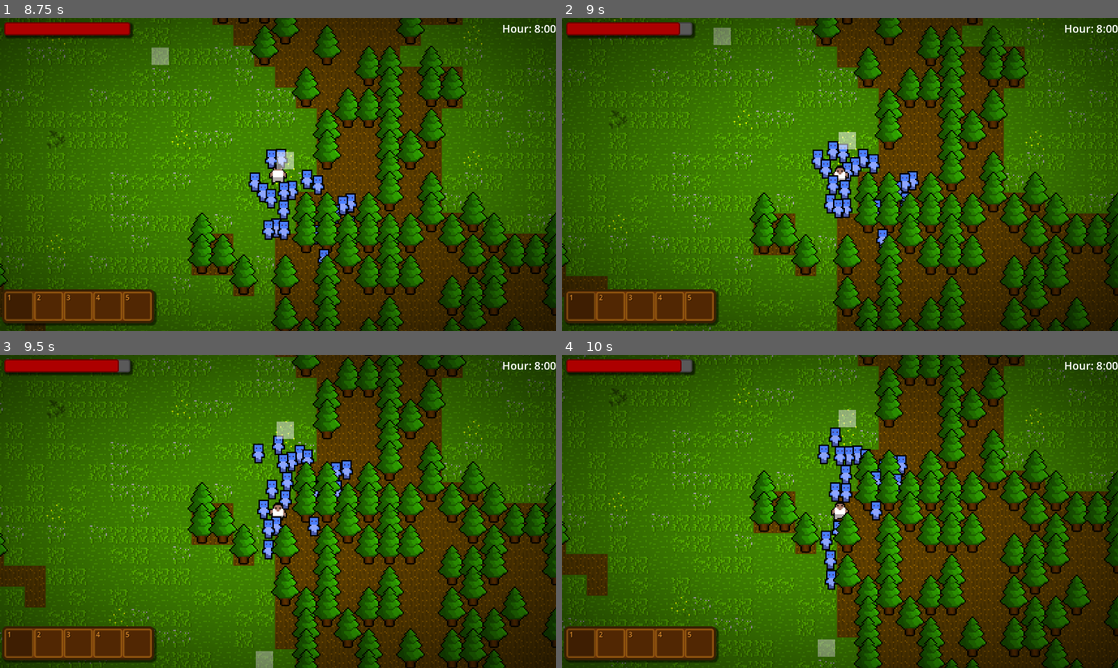
Above: before the commit, frames 1-4 (two rows, left to right).
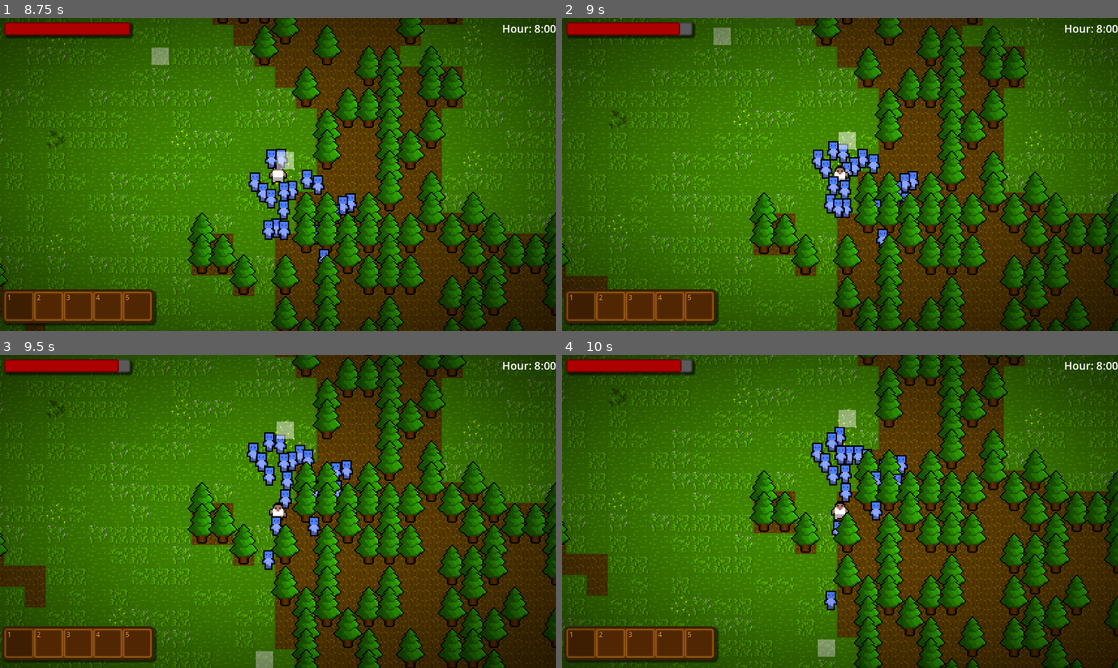
Above: after the commit, the same moments.

Repository: Lucasc0-Git/The-Gunsmith-Survivor
Game: Godot game, scene res://Scenes/StartScene.tscn
Same seed, same stepped clock (60 frames per second), same inputs: the game is played once before the commit and once after it.
Inputs (mouse positions are in pixels of both pictures, inside the frame that each line leads up to):
- Up to frame 1 (8.75 s): click "Play New Game" at 0.5 s; tap Enter at 1.25, 2.75, 5 s; drag from (16, 305) to (333, 105) at 1.27 s; tap Space at 2, 4.25, 5.75 s; drag from (50, 305) to (250, 237) at 2.02 s; move the mouse to (77, 305) at 2.77 s; hold D (move_right) 2.78-3.5 s; hold Mouse wheel up (prev_weapon) 2.78-3.5 s; click (77, 305) at 2.92 s; drag from (105, 305) to (111, 127) at 3.52 s; drag from (139, 305) to (305, 174) at 4.27 s; drag from (111, 127) to (194, 96) at 5.02 s; move the mouse to (305, 174) at 5.77 s; hold S (move_down) 5.78-6.5 s; hold Mouse wheel down (next_weapon) 5.78-6.5 s; click (305, 174) at 5.92 s; tap Q (DEBUG spawn_enemy) at 6.4 s; drag from (194, 96) to (378, 149) at 6.52 s; move the mouse to (400, 158) at 7.27 s; press the mouse at (400, 158) at 7.28 s; hold W (move_up) 7.28-8 s; release the mouse at (400, 158) at 8 s; drag from (166, 190) to (283, 224) at 8.02 s
- Up to frame 2 (9 s): move the mouse to (895, 105) at 8.77 s; hold S (move_down) from 8.78 s (still down); tap Ctrl (Dodge) at 8.85 s; click (895, 105) at 8.92 s
- Up to frame 3 (9.5 s): keep holding S (move_down)
- Up to frame 4 (10 s): release S (move_down) at 9.5 s; drag from (812, 574) to (856, 461) at 9.52 s

Frame 1 is identical in both runs. In frame 2, 0.2% of the frame differs, in the area x 44-56%, y 39-64%; in frame 3, 1.3%; in frame 4, 1.4%, in the area x 44-56%, y 22-82%.

Commit message:
Added spawner disabling
When the player is too close to the spawner, it doesnt spawn any enemy if not forced.

Diff:
--- a/Godot-Project-Files/Scenes/enemy_spawner.tscn
+++ b/Godot-Project-Files/Scenes/enemy_spawner.tscn
@@ -1,6 +1,9 @@
 [gd_scene format=3 uid="uid://n1pykbp7mrlv"]
 
 [ext_resource type="Script" uid="uid://3hbruww20tym" path="res://Scripts/enemy_spawner.gd" id="1_ewhtn"]
+
+[sub_resource type="CircleShape2D" id="CircleShape2D_4l55s"]
+radius = 352.00143
 
 [node name="Enemy_spawner" type="Node2D" unique_id=1040846501]
 script = ExtResource("1_ewhtn")
@@ -21,3 +24,13 @@
 grow_horizontal = 2
 grow_vertical = 2
 color = Color(1, 1, 1, 0.5137255)
+
+[node name="DisableArea" type="Area2D" parent="." unique_id=730801081]
+collision_layer = 64
+collision_mask = 2
+
+[node name="CollisionShape2D" type="CollisionShape2D" parent="DisableArea" unique_id=2045529879]
+shape = SubResource("CircleShape2D_4l55s")
+
+[connection signal="body_entered" from="DisableArea" to="." method="_on_disable_area_body_entered"]
+[connection signal="body_exited" from="DisableArea" to="." method="_on_disable_area_body_exited"]
--- a/Godot-Project-Files/Scripts/enemy_spawner.gd
+++ b/Godot-Project-Files/Scripts/enemy_spawner.gd
@@ -2,13 +2,24 @@
 class_name Spawner
 
 @onready var marker: Marker2D = $Marker2D
+@onready var disable_area: Area2D = $DisableArea ##A circle, when there is player in this circle, the spawner will be deactivated.
 
 var main: Main
+var spawner_disabled: bool = false
 
 func _ready() -> void:
 	pass
 
-func spawn_enemy() -> void:
-	var enemy := main.zombie_scene.instantiate()
-	enemy.global_position = marker.global_position
-	main.Ysort.add_child(enemy)
+func spawn_enemy(forced: bool = false) -> void:
+	if !spawner_disabled or forced:
+		var enemy := main.zombie_scene.instantiate()
+		enemy.global_position = marker.global_position
+		main.Ysort.add_child(enemy)
+
+func _on_disable_area_body_entered(body: Node2D) -> void:
+	if body is Player:
+		spawner_disabled = true
+
+func _on_disable_area_body_exited(body: Node2D) -> void:
+	if body is Player:
+		spawner_disabled = false
--- a/Godot-Project-Files/project.godot
+++ b/Godot-Project-Files/project.godot
@@ -159,6 +159,7 @@
 2d_physics/layer_4="Objects"
 2d_physics/layer_5="Items"
 2d_physics/layer_6="Bullets"
+2d_physics/layer_7="Spawners"
 
 [physics]
 
